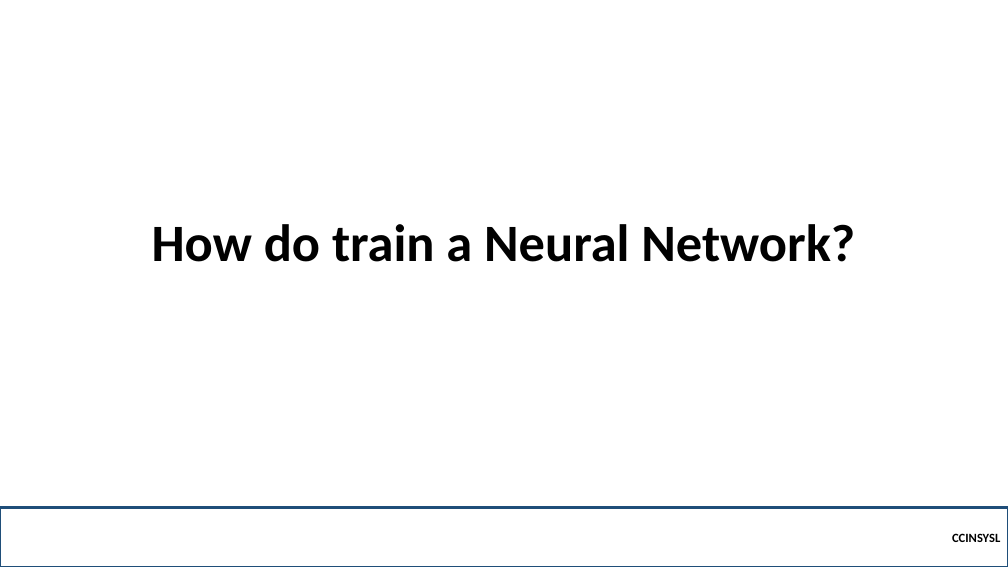
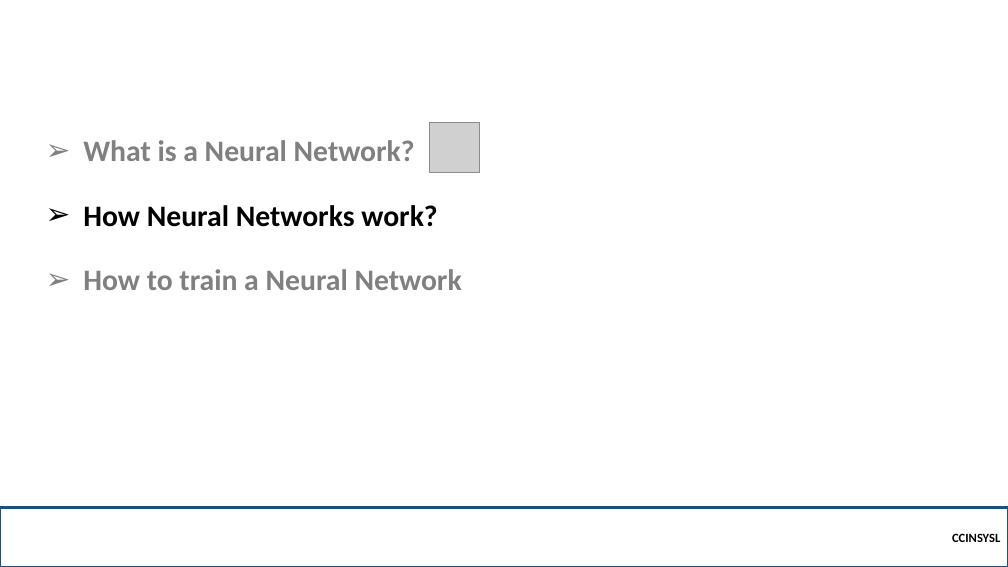
Before and after one commit to robitussin/CCINSYSL, a slide deck: slide 8 of 9 - Neural Networks/Introduction to Neural Networks.pptx (slide 21 before the commit). Drawn at 1008x567 pixels with LibreOffice and Linux fonts; fonts in the diff are those of the drawing; grey boxes stand for pictures; background and template pictures are left out. Boxes give left, top, right and bottom in pixels: in the first picture for what was removed or moved away, otherwise in the second. Text is boxed around its words. In the diff, an @@ line names an element or a change of style, - is before the commit and + after.

```diff
--- a/9 - Neural Networks/Introduction to Neural Networks.pptx
+++ b/9 - Neural Networks/Introduction to Neural Networks.pptx
@@ text added at bbox=[83, 140, 462, 290], 28.3 pt, text #808080, bold @@
+➢ What is a Neural Network?
+➢ How Neural Networks work?
+➢ How to train a Neural Network
@@ picture added at bbox=[430, 123, 479, 172] @@
@@ title removed at bbox=[152, 224, 855, 262] @@
-How do train a Neural Network?
```
Also in this commit, not shown: 4 other slides changed, 3 slides added, 1 slide removed.
